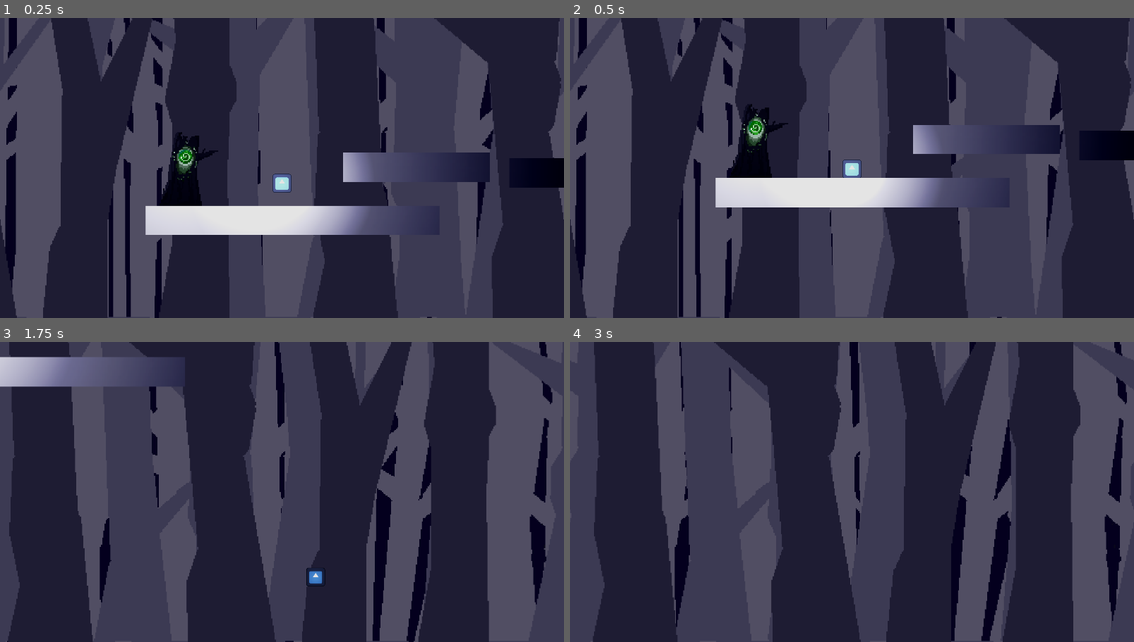
Above: before the commit, frames 1-4 (two rows, left to right).
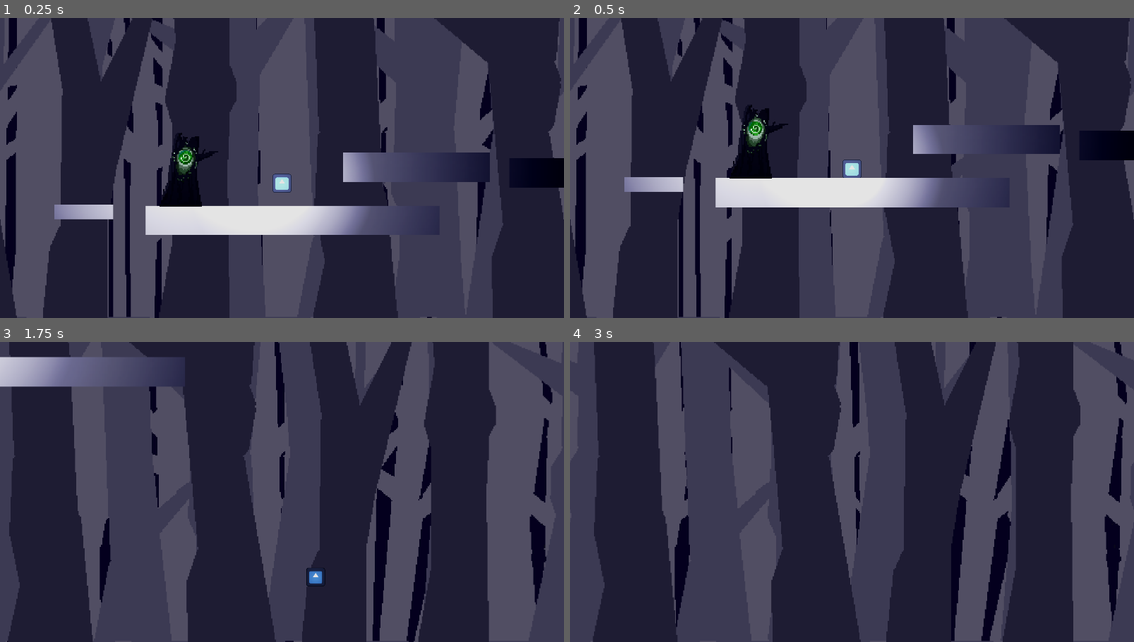
Above: after the commit, the same moments.

Repository: Awesum-Possum/OrbitalGameJam6
Game: Godot game, scene res://initial_scene.tscn
Two runs of this game, one before a commit and one after it. Both use one fixed random seed, a clock stepped at 60 frames per second and the inputs below. The engine's default icon, where the game draws it, is replaced by a stand-in: a white triangle on a blue panel in a dark square.
Inputs (mouse positions are in pixels of both pictures, inside the frame that each line leads up to):
- Up to frame 1 (0.25 s): no input
- Up to frame 2 (0.5 s): no input
- Up to frame 3 (1.75 s): tap Enter (string_released) at 0.5, 1.35 s; move the mouse to (406, 477) at 0.52 s; hold D (walk_right) from 0.53 s (still down); click (406, 477) at 0.6 s; tap W (jump) at 0.77, 1.52 s; move the mouse to (169, 507) at 1.27 s
- Up to frame 4 (3 s): move the mouse to (908, 426) at 2.02 s; release D (walk_right) at 2.03 s; hold A (walk_left) 2.03-2.78 s; click (908, 426) at 2.1 s; move the mouse to (823, 552) at 2.77 s; hold D (walk_right) from 2.78 s (still down); tap Enter (string_released) at 2.85 s

The runs differ from the first frame. In frame 1, 0.7% of the frame differs, in the area x 9-39%, y 38-68%; in frame 2, 0.7%; in frame 3, less than 0.1%; in frame 4, nothing differs.

Commit message:
Add spider platform to dummy scene

Diff:
--- a/initial_scene.tscn
+++ b/initial_scene.tscn
@@ -7,6 +7,7 @@
 [ext_resource type="PackedScene" uid="uid://bv35v55dwva35" path="res://jump_platform.tscn" id="3_xpefr"]
 [ext_resource type="PackedScene" uid="uid://7v5m3lu6n5lv" path="res://falling_platform.tscn" id="4_6b7q3"]
 [ext_resource type="Texture2D" uid="uid://bjrpitvvkilnn" path="res://assets/FrontTree.png" id="4_xpx8k"]
+[ext_resource type="PackedScene" uid="uid://q14s54w1bgw7" path="res://spider_platform.tscn" id="6_ibg20"]
 [ext_resource type="PackedScene" uid="uid://cd7vx5ipurp0a" path="res://stele.tscn" id="8_r33a5"]
 
 [sub_resource type="QuadMesh" id="QuadMesh_nh1hs"]
@@ -93,6 +94,10 @@
 [node name="WorldEnvironment" type="WorldEnvironment" parent="."]
 environment = SubResource("Environment_dstd6")
 
+[node name="SpiderPlatform" parent="." instance=ExtResource("6_ibg20")]
+position = Vector2(-100, 500)
+stuck_force = 1.5
+
 [node name="JumpPlatform" parent="." instance=ExtResource("3_xpefr")]
 position = Vector2(1033, 347)
 
@@ -103,7 +108,7 @@
 position = Vector2(1474, 367)
 
 [node name="Stele" parent="." instance=ExtResource("8_r33a5")]
-position = Vector2(246, 351)
+position = Vector2(246, 352.935)
 scale = Vector2(4, 4)
 
 [node name="Platform2" type="StaticBody2D" parent="."]
Not shown: 1 places in initial_scene.tscn that only renumber resources
